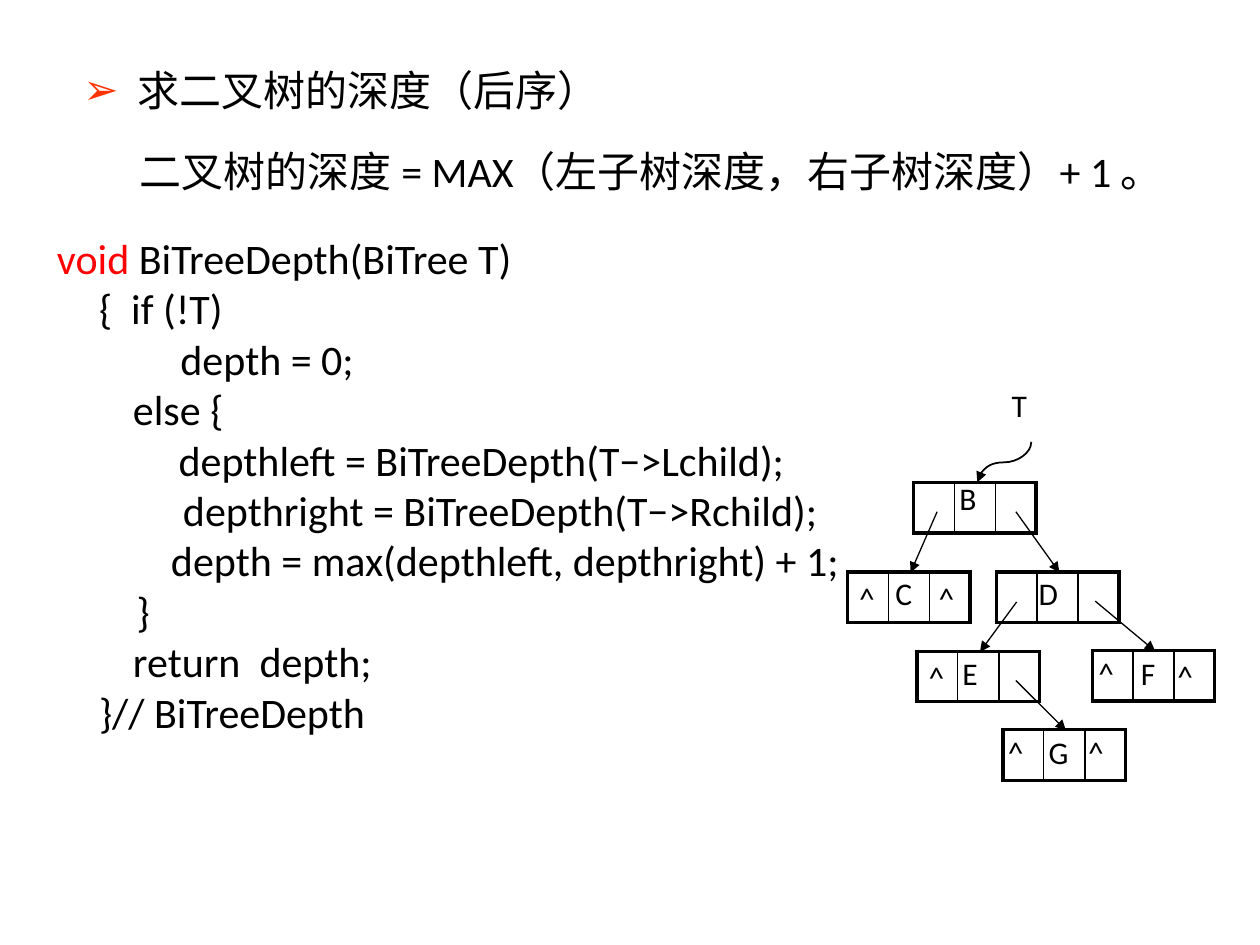
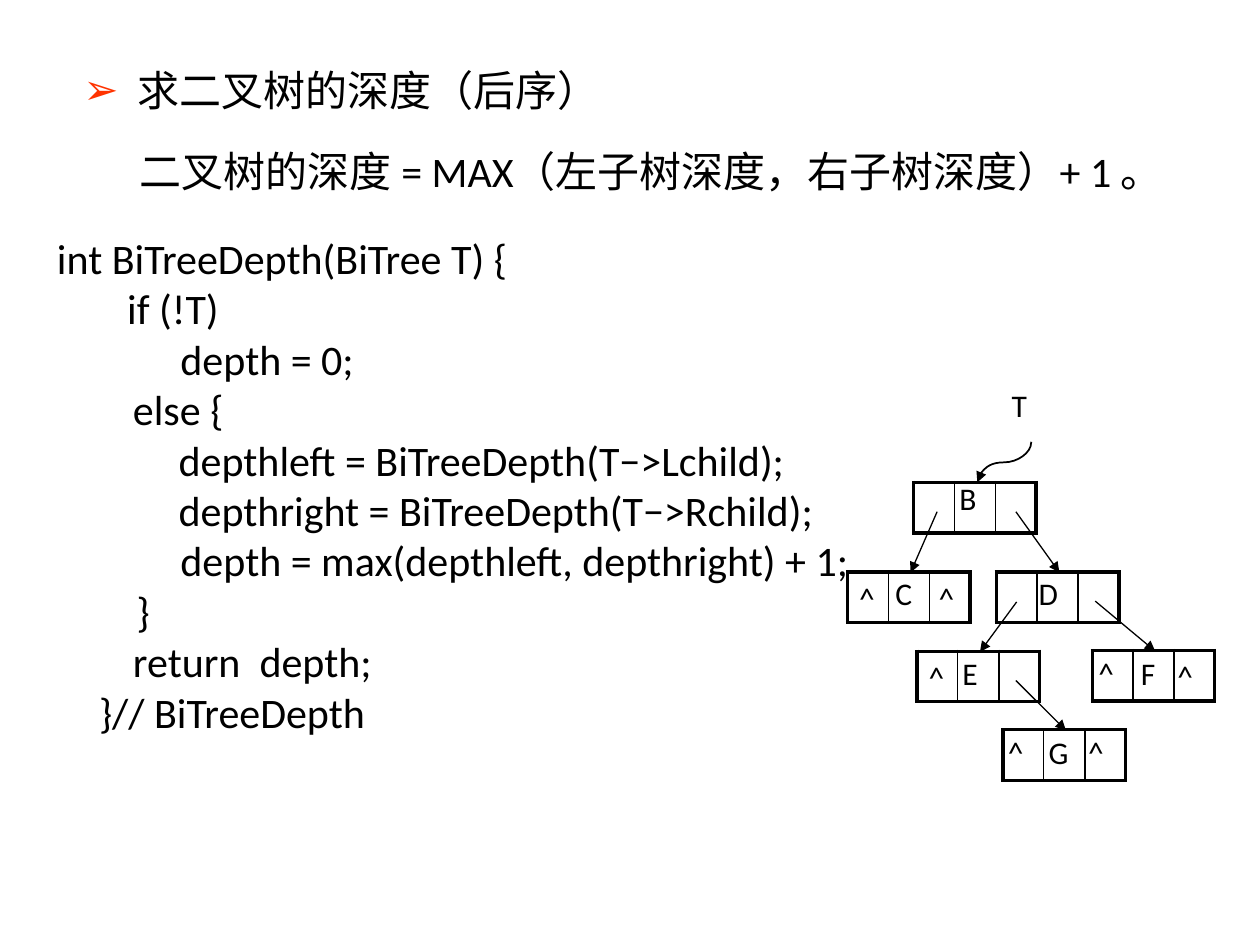
Before and after one commit to Gempittance/Data_Structur_Build, a slide deck: slide 98 of 数据结构PPT/ds6.pptx. Drawn at 1260x945 pixels with LibreOffice and Linux fonts; fonts in the diff are those of the drawing. Boxes give left, top, right and bottom in pixels: in the first picture for what was removed or moved away, otherwise in the second. Text is boxed around its words. In the diff, an @@ line names an element or a change of style, - is before the commit and + after.

```diff
--- a/数据结构PPT/ds6.pptx
+++ b/数据结构PPT/ds6.pptx
@@ text at [57,243,484,330]: text changed @@
-void BiTreeDepth(BiTree T)
-{ if (!T)
+int BiTreeDepth(BiTree T) {
+if (!T)
```
Also in this commit, not shown: 55 other slides changed.
